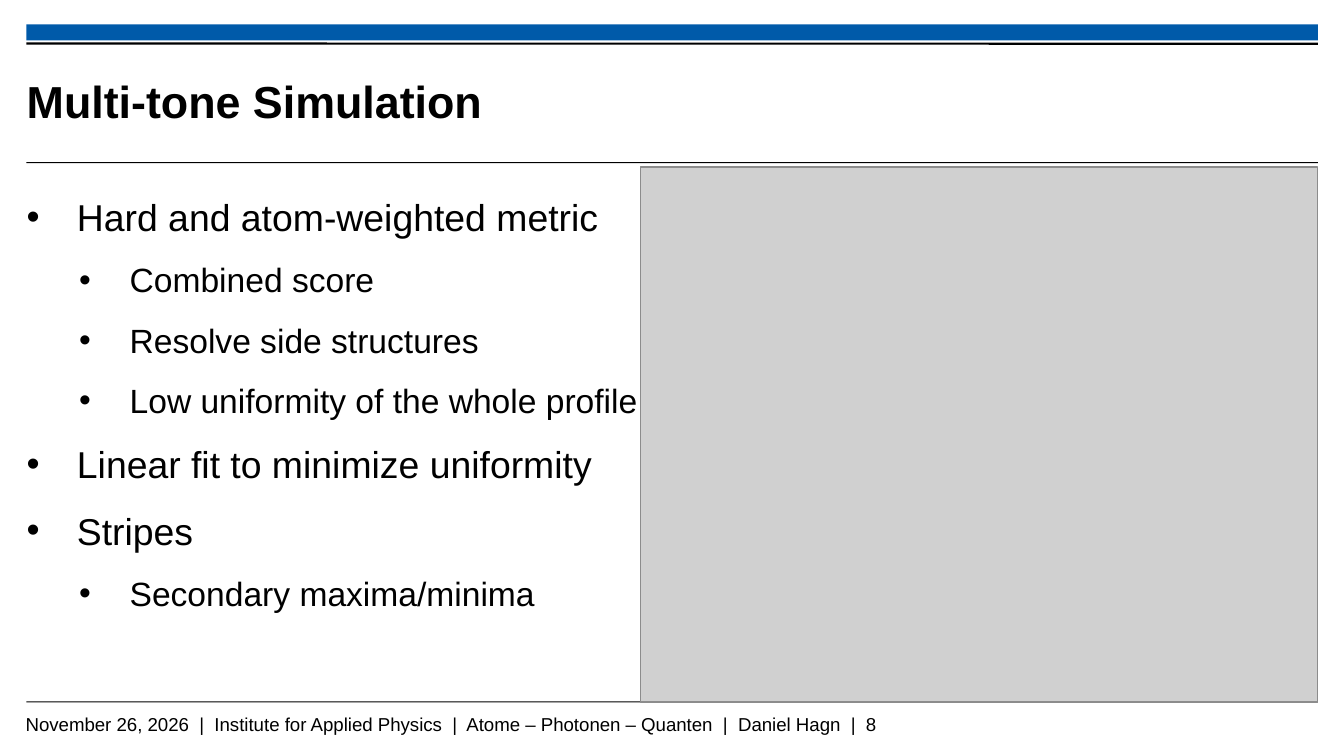
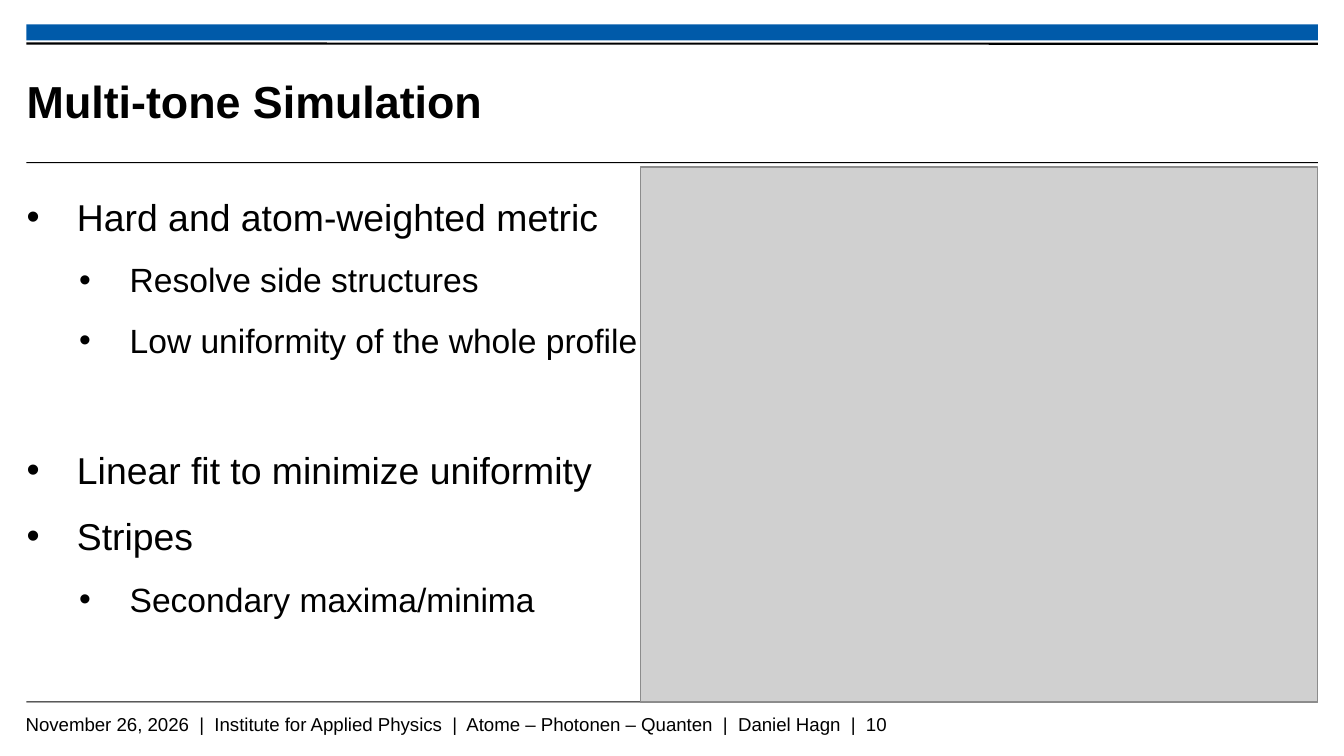
Before and after one commit to Daniel-Hagn-physik/Masterthesis_Backup, a slide deck: slide 10 of Hagn_Daniel_Mastervortrag.pptx (slide 8 before the commit). Drawn at 1344x756 pixels with LibreOffice and Linux fonts; fonts in the diff are those of the drawing; grey boxes stand for pictures; background and template pictures are left out. Boxes give left, top, right and bottom in pixels: in the first picture for what was removed or moved away, otherwise in the second. Text is boxed around its words. In the diff, an @@ line names an element or a change of style, - is before the commit and + after.

```diff
--- a/Hagn_Daniel_Mastervortrag.pptx
+++ b/Hagn_Daniel_Mastervortrag.pptx
@@ text at <box>130,267,374,293</box>: paragraph removed @@
-    • Combined score
@@ text at <box>26,717,887,735</box>: text changed @@
-November 26, 2026 | Institute for Applied Physics | Atome – Photonen – Quanten | Daniel Hagn | 8
+November 26, 2026 | Institute for Applied Physics | Atome – Photonen – Quanten | Daniel Hagn | 10
```
Also in this commit, not shown: 5 other slides changed, 3 slides added, 2 slides removed.
